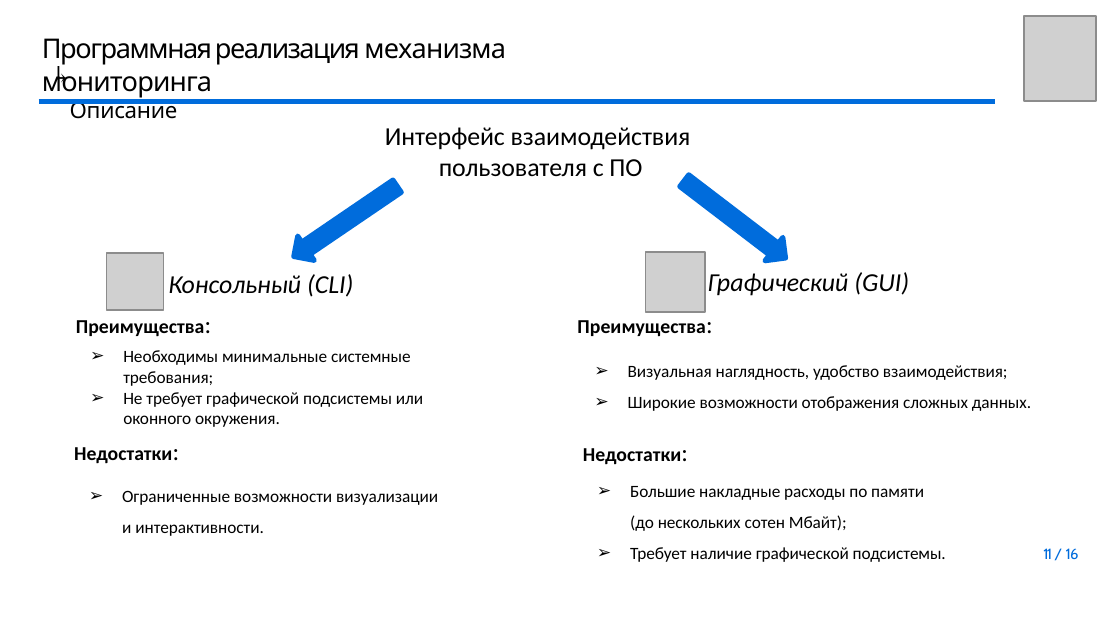
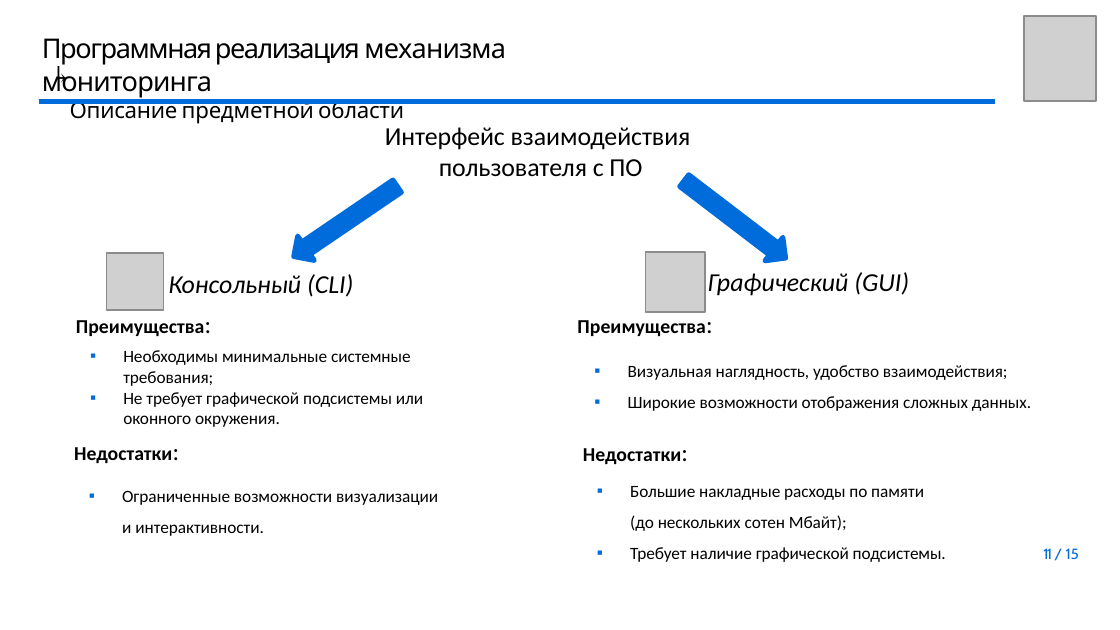
Before and after one commit to youngB0rrov/bmstu_doc, a slide deck: slide 11 of Master/Diploma/presentation/Презентация.pptx. Drawn at 1120x630 pixels with LibreOffice and Linux fonts; fonts in the diff are those of the drawing; grey boxes stand for pictures; background and template pictures are left out. Boxes give left, top, right and bottom in pixels: in the first picture for what was removed or moved away, otherwise in the second. Text is boxed around its words. In the diff, an @@ line names an element or a change of style, - is before the commit and + after.

```diff
--- a/Master/Diploma/presentation/Презентация.pptx
+++ b/Master/Diploma/presentation/Презентация.pptx
@@ title at (70, 99, 404, 124): text changed @@
-Описание
+Описание предметной области
@@ bullet ➢ to ▪ in 4 elements at (123, 350, 423, 427), (628, 365, 1031, 411), (630, 486, 946, 562), (122, 490, 438, 536) @@
@@ page number at (1043, 548, 1079, 559): text changed @@
-11 / 16
+11 / 15
```
Also in this commit, not shown: 7 other slides changed, 1 slide added, 3 other files.
